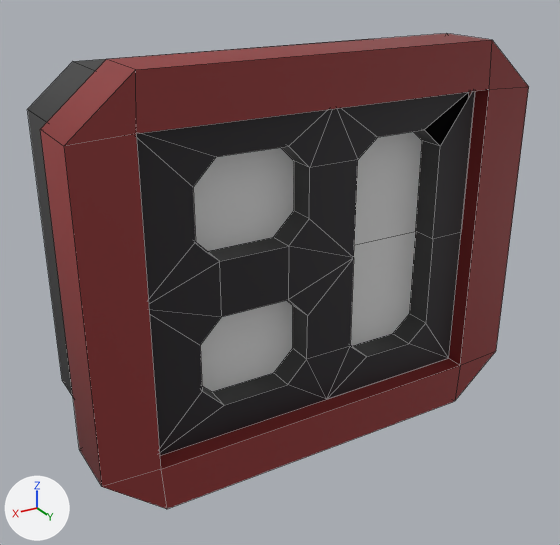
Two versions of the FBX model Assets/Art/Models/Structures/Wall Mounts/Fire Alarm.fbx, one commit apart.
Camera for both pictures: a camera (50 mm lens) standing at (-0.657, 0.821, 1.54) and looking at (-0.994, 0.261, 1.259). The lights are fixed; the arrows at lower left show +X, +Y and +Z. Mesh edges are drawn as thin lines. Where no turn or scale is listed for an object, it has been applied to the vertices. Vertices at the same position are counted once.

Names of what the first picture shows: 'Fire Alarm'.
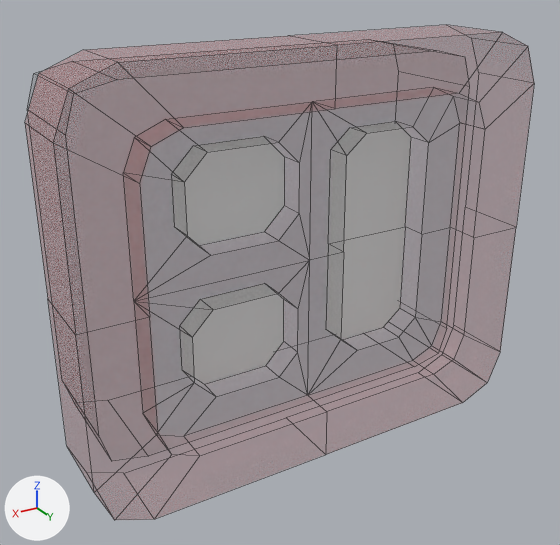
Location of each change, (x1, y1, x2, y2) in pixels of the pictures (560 x 545 px):
'Fire Alarm', surface changed, reshaped
    before: (27, 33, 529, 509)
    after: (171, 122, 411, 384)
part 1 of me_firealarm_000, added
    after: (171, 122, 411, 384)
part 2 of me_firealarm_000, cut back
    before: (28, 33, 529, 509)
part 3 of me_firealarm_000, recoloured (black)
    before: (27, 39, 469, 397)

Edits to the bpy script that builds the scene:
```text
Change img_palette05_png:
    img_palette05_png: load_image('Palette05.png', '../../../Textures/Palette05.png', 256, 256, 'sRGB') -> load_image('Palette05.png', '../../../Textures/Palette05.png', 256, 256, 'Non-Color')
Add mat_palette05_emission_003:
    mat_palette05_emission_003 = principled_material('Palette05 Emission.003')
    mat_palette05_emission_003.base_color = (0.8, 0.8, 0.8)  # white #e7e7e7
    mat_palette05_emission_003.roughness = 0.4
Add mat_palette05_003:
    mat_palette05_003 = bpy.data.materials.new('Palette05.003')
    # uses the picture img_palette05_png
Change me_firealarm_000:
    used by ob_fire_alarm; location = (-1.0, 0.0, 0.0)
    remove me_firealarm_000.from_pydata(...)  # 96 vertices, 93 faces; spans x -0.21..0.21, y 0.171..0.332, z 1.107..1.462
    remove me_firealarm_000.materials.append(mat_palette05_emission)  # white #e7e7e7
    add me_firealarm_000.from_pydata(...)  # 142 vertices, 123 faces; spans x -0.216..0.216, y 0.171..0.332, z 1.101..1.468
    me_firealarm_000 part 1: a new loose piece of 118 vertices spanning x -0.216..0.216, y 0.263..0.332, z 1.101..1.468
    me_firealarm_000 part 2
    80 vertices are removed from x -0.21..0.21, y 0.277..0.332, z 1.107..1.462
    89 faces are deleted
    8 vertices are added at x -0.184..0.184, y 0.171..0.277, z 1.129..1.44
    9 new faces join them, mat_palette05_003
    me_firealarm_000 part 3: 4 faces spanning x -0.192..0.192, y 0.171..0.277, z 1.121..1.447 switch from mat_palette05 (picture img_palette05_png) to mat_palette05_003
    add me_firealarm_000.materials.append(mat_palette05_emission_003)  # white #e7e7e7
```
